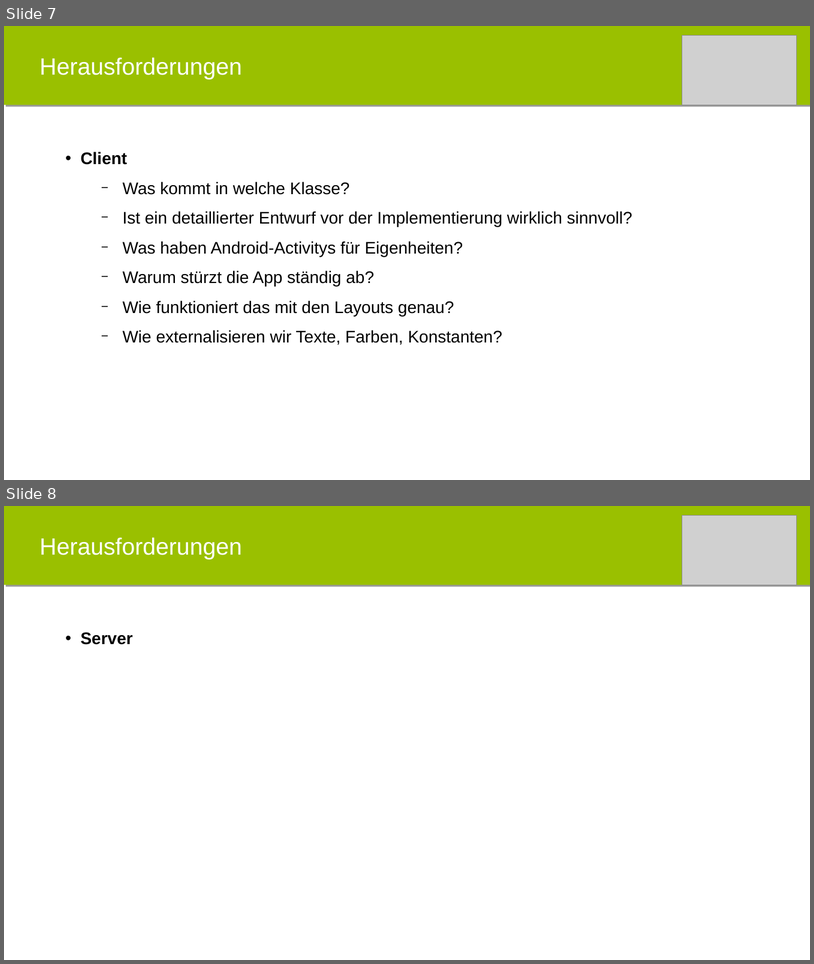
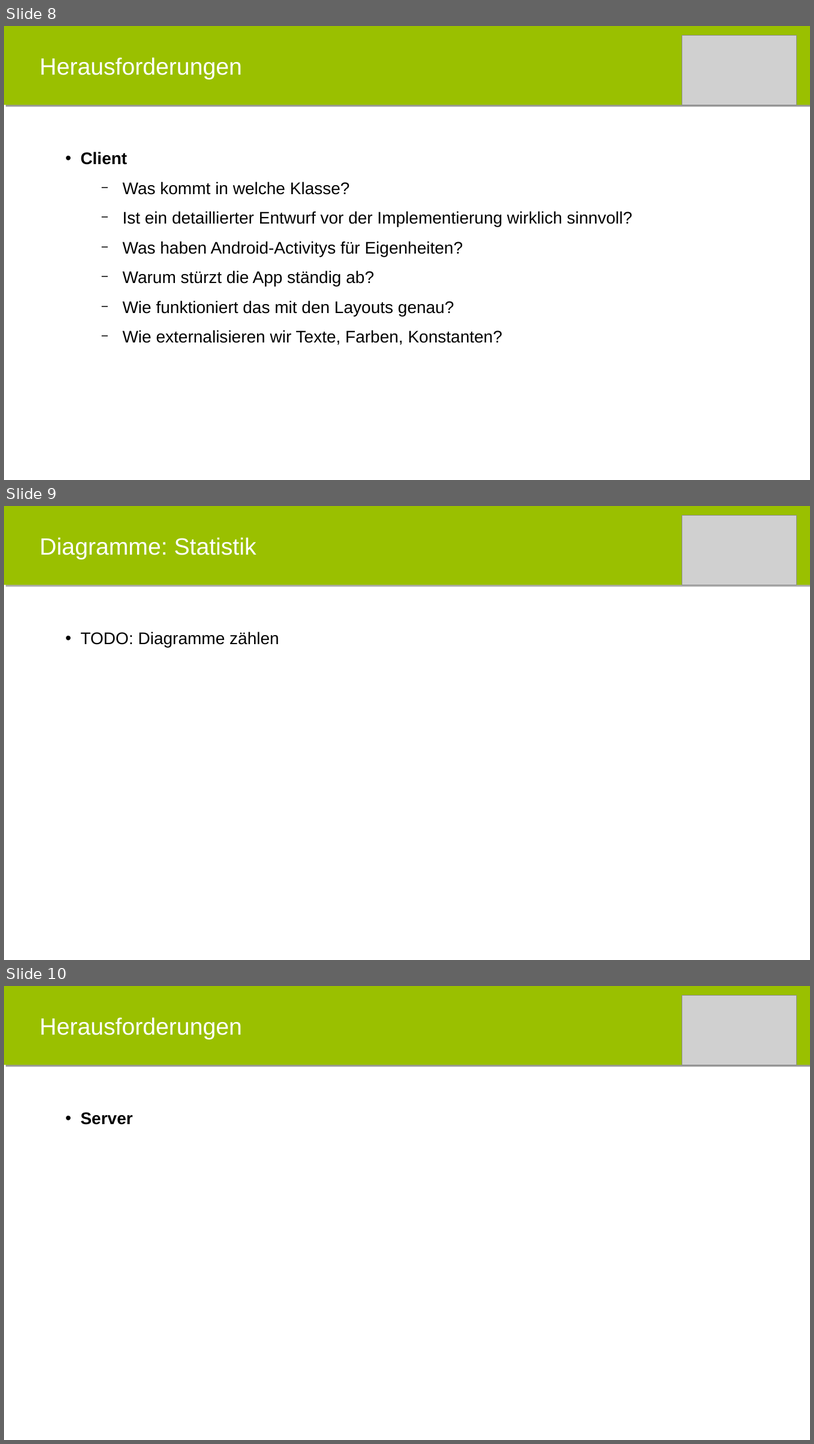
Before and after one commit to itzMatze/PSE-Team02, a slide deck: 5 Präsentation/mensameet_abschluss.pptx. Shown one above the other, each under a label of ours: slides 7 and 8 before the commit, slides 8, 9 and 10 after it. The pictures are 814x964 and 814x1444 pixels, drawn with LibreOffice and Linux fonts; fonts in the diff are those of the drawing; grey boxes stand for pictures. Boxes give left, top, right and bottom in pixels: in the first picture for what was removed or moved away, otherwise in the second. Text is boxed around its words. In the diff, an @@ line names an element or a change of style, - is before the commit and + after.

```diff
--- a/5 Präsentation/mensameet_abschluss.pptx
+++ b/5 Präsentation/mensameet_abschluss.pptx
@@ slide 9 added at (x1=4, y1=506, x2=810, y2=960), background #FFFFFF @@
@@ rectangle added at (x1=4, y1=506, x2=810, y2=585), fill #9AC000, 28 pt, text #FFFFFF @@
+Diagramme: Statistik
@@ picture added at (x1=683, y1=515, x2=797, y2=585) @@
@@ text added at (x1=81, y1=631, x2=279, y2=647), 20 pt, text #000000 @@
+• TODO: Diagramme zählen
@@ what was slide 7 is now slide 8 @@
@@ what was slide 8 is now slide 10 @@
```
Also in this commit, not shown: 1 slide changed, 3 other slides added, 2 slides removed.
